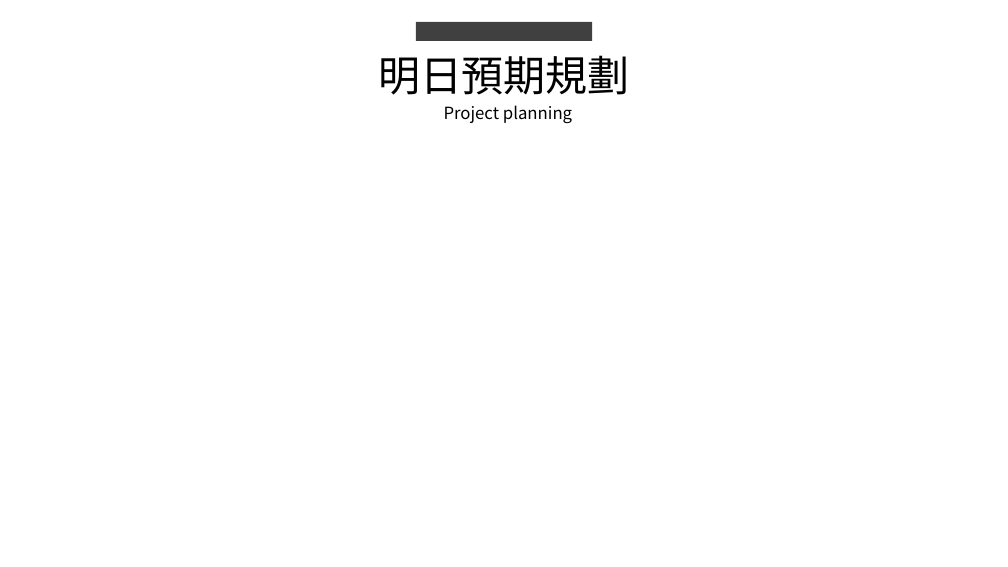
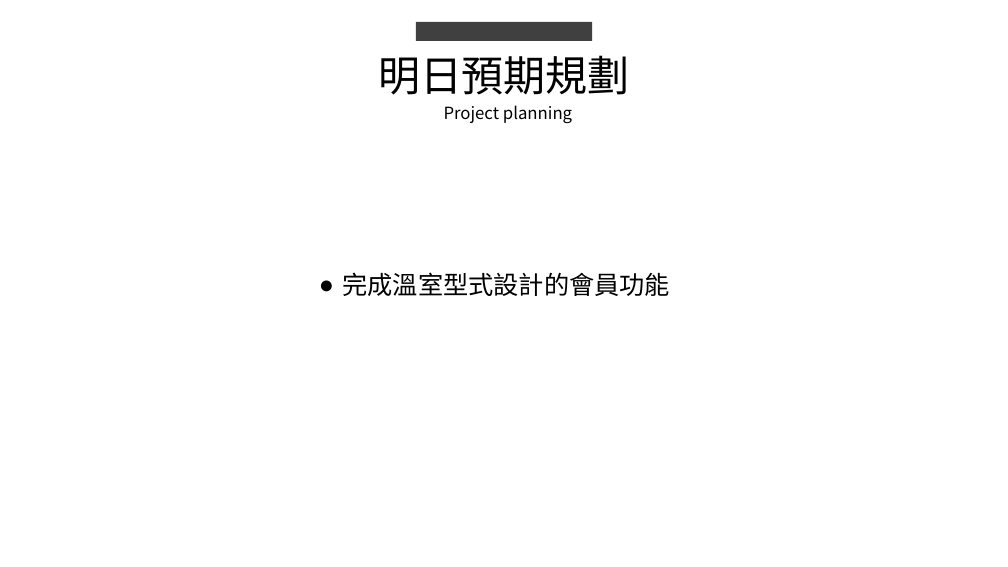
Before and after one commit to king637324/KnowledgeGreenhouseSystem, a slide deck: slide 5 of 工作日報_葉柏漢/2021.09/2021.09.02(加班)~2021.09.03工作日報_葉柏漢.pptx (slide 4 before the commit). Drawn at 1008x567 pixels with LibreOffice and Linux fonts; fonts in the diff are those of the drawing. Boxes give left, top, right and bottom in pixels: in the first picture for what was removed or moved away, otherwise in the second. Text is boxed around its words. In the diff, an @@ line names an element or a change of style, - is before the commit and + after.

```diff
--- a/工作日報_葉柏漢/2021.09/2021.09.02(加班)~2021.09.03工作日報_葉柏漢.pptx
+++ b/工作日報_葉柏漢/2021.09/2021.09.02(加班)~2021.09.03工作日報_葉柏漢.pptx
@@ text added at [343,272,671,296], 24 pt, text #000000 @@
+● 完成溫室型式設計的會員功能
```
Also in this commit, not shown: 1 other slide changed, 1 slide added, 11 other files.
